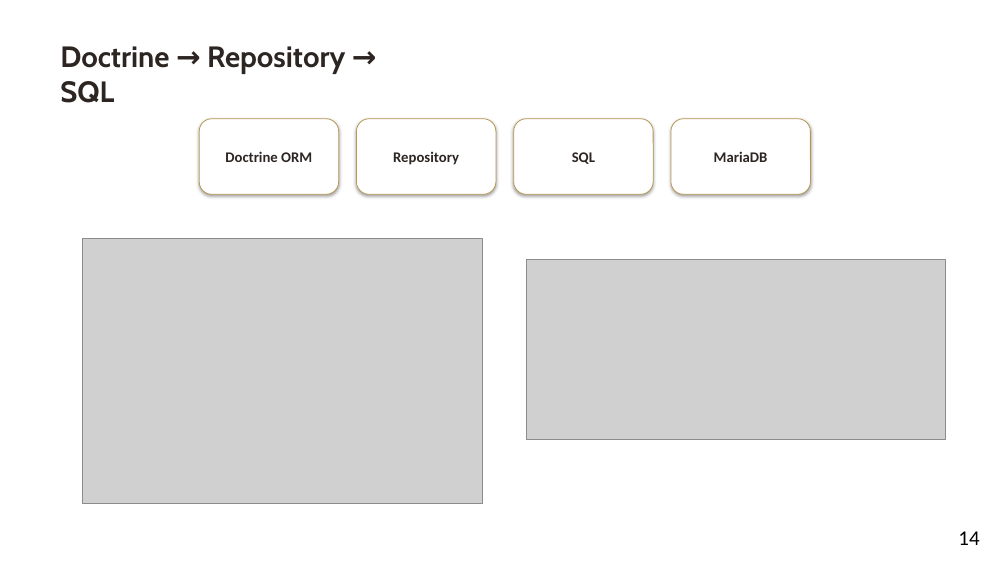
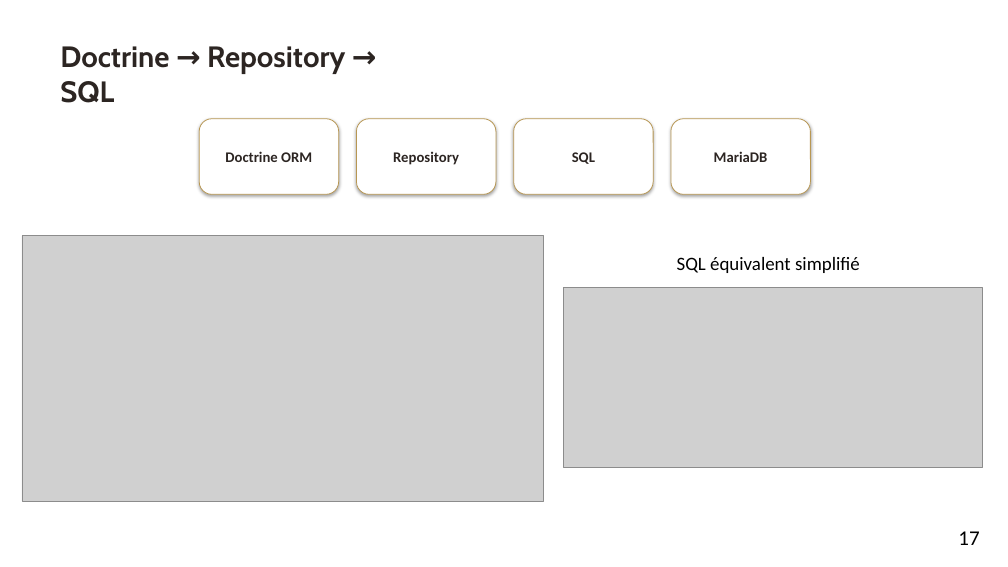
Before and after one commit to aureopires/projet_broderie, a slide deck: slide 17 of output/Aureo_Ruffier_Presentation_Projet.pptx (slide 14 before the commit). Drawn at 1008x567 pixels with LibreOffice and Linux fonts; fonts in the diff are those of the drawing; grey boxes stand for pictures; background and template pictures are left out. Boxes give left, top, right and bottom in pixels: in the first picture for what was removed or moved away, otherwise in the second. Text is boxed around its words. In the diff, an @@ line names an element or a change of style, - is before the commit and + after.

```diff
--- a/output/Aureo_Ruffier_Presentation_Projet.pptx
+++ b/output/Aureo_Ruffier_Presentation_Projet.pptx
@@ picture resized from (x1=82, y1=238, x2=482, y2=504) to (x1=22, y1=236, x2=543, y2=501) @@
@@ text added at (x1=677, y1=257, x2=860, y2=273), 18 pt, text #000000 @@
+SQL équivalent simplifié
@@ picture moved from (x1=526, y1=260, x2=945, y2=440) to (x1=563, y1=288, x2=982, y2=468) @@
@@ page number at (x1=958, y1=531, x2=979, y2=545): text changed @@
-14
+17
```
Also in this commit, not shown: 12 other slides changed, 12 slides added, 8 slides removed, 4 other files.
